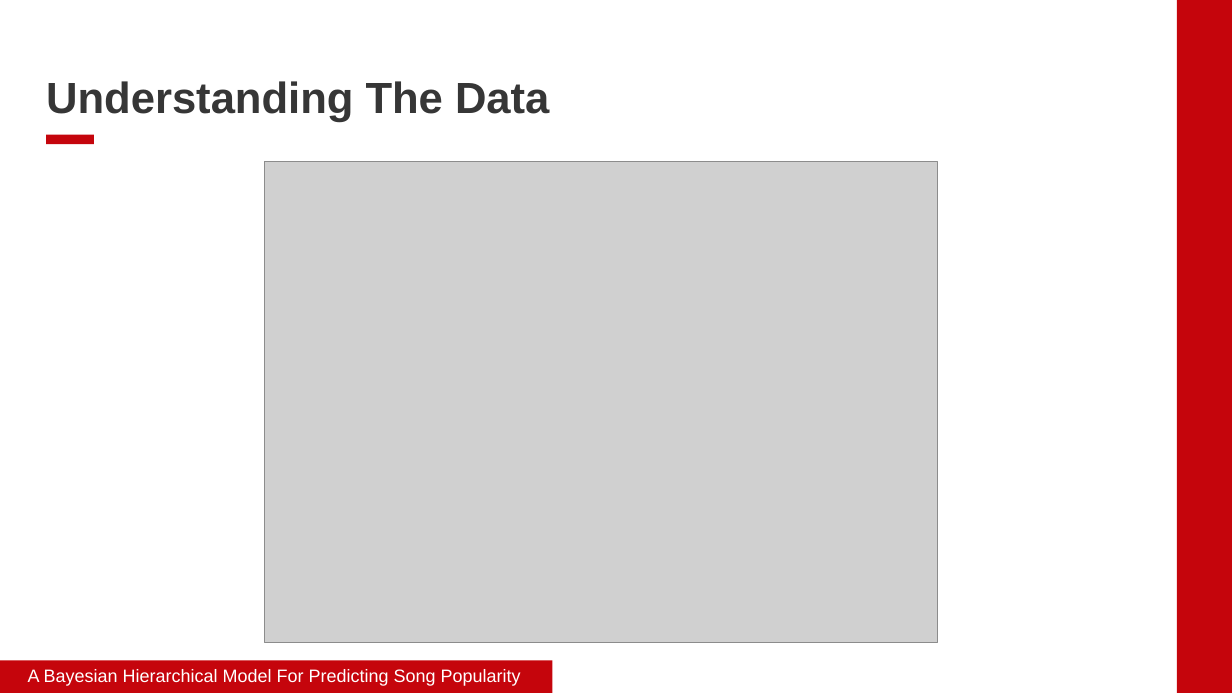
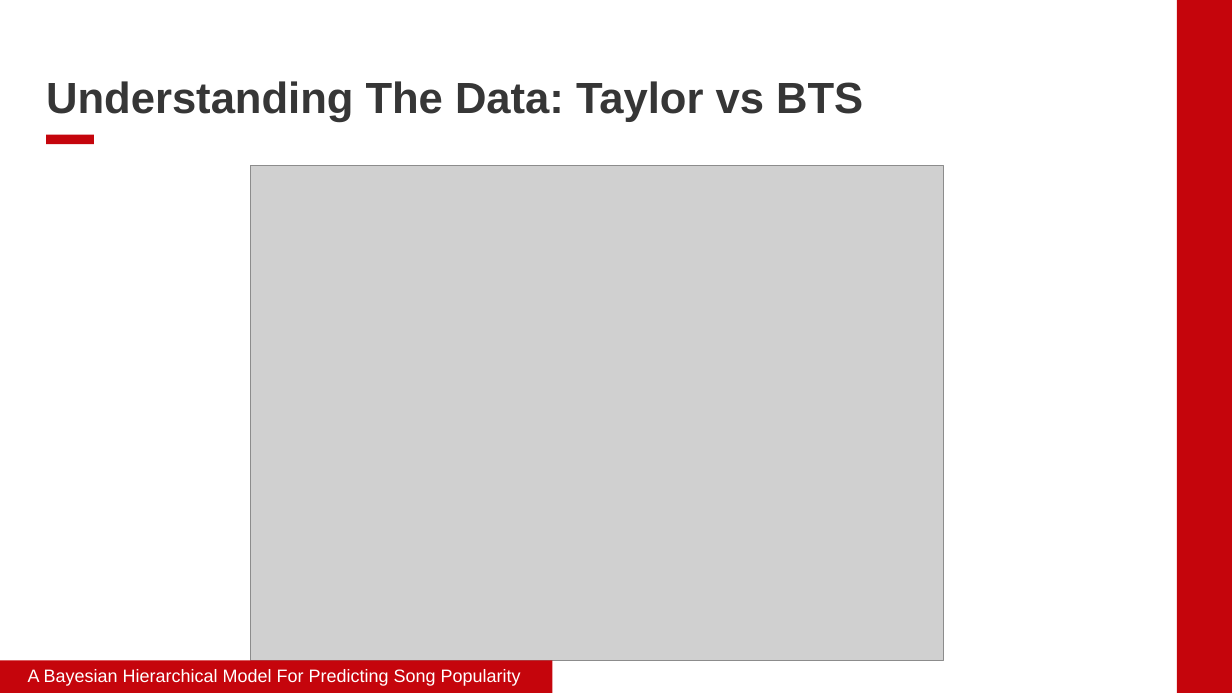
Before and after one commit to james-hubbs/A-Bayesian-Hierarchical-Model-For-Predicting-Song-Popularity, a slide deck: slide 3 of report/slides.pptx. Drawn at 1232x693 pixels with LibreOffice and Linux fonts; fonts in the diff are those of the drawing; grey boxes stand for pictures; background and template pictures are left out. Boxes give left, top, right and bottom in pixels: in the first picture for what was removed or moved away, otherwise in the second. Text is boxed around its words. In the diff, an @@ line names an element or a change of style, - is before the commit and + after.

```diff
--- a/report/slides.pptx
+++ b/report/slides.pptx
@@ text at (46, 81, 863, 122): text changed @@
-Understanding The Data
+Understanding The Data: Taylor vs BTS
@@ picture: place and size @@
-picture at (265, 162, 938, 642)
+picture at (250, 165, 944, 661)
```
Also in this commit, not shown: 3 other slides changed.
